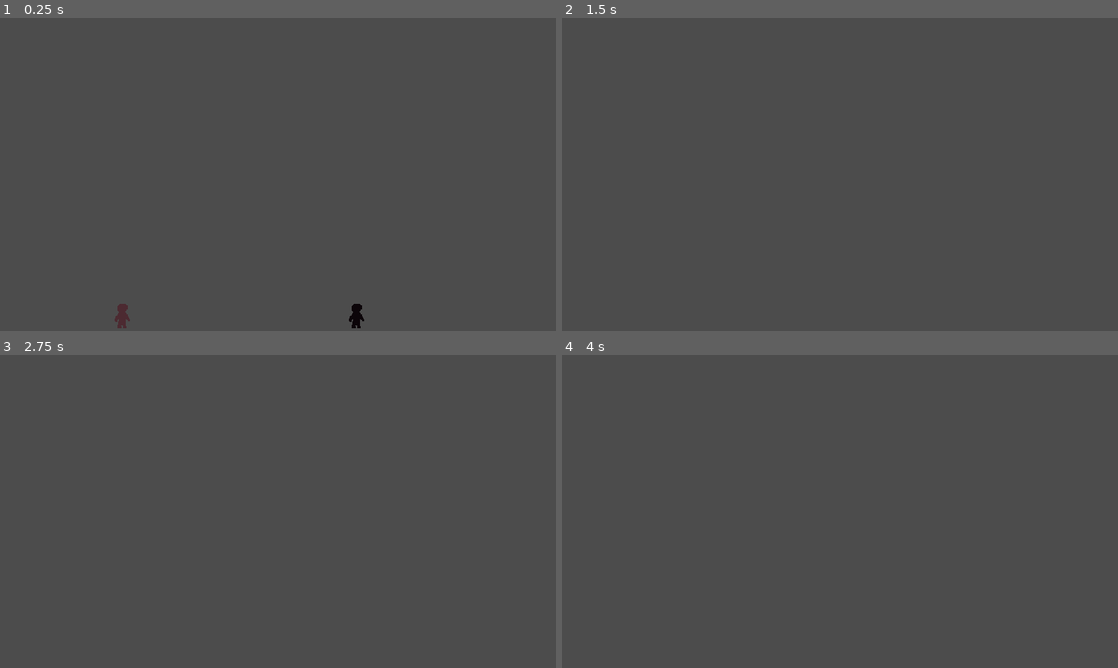
Above: before the commit, frames 1-4 (two rows, left to right).
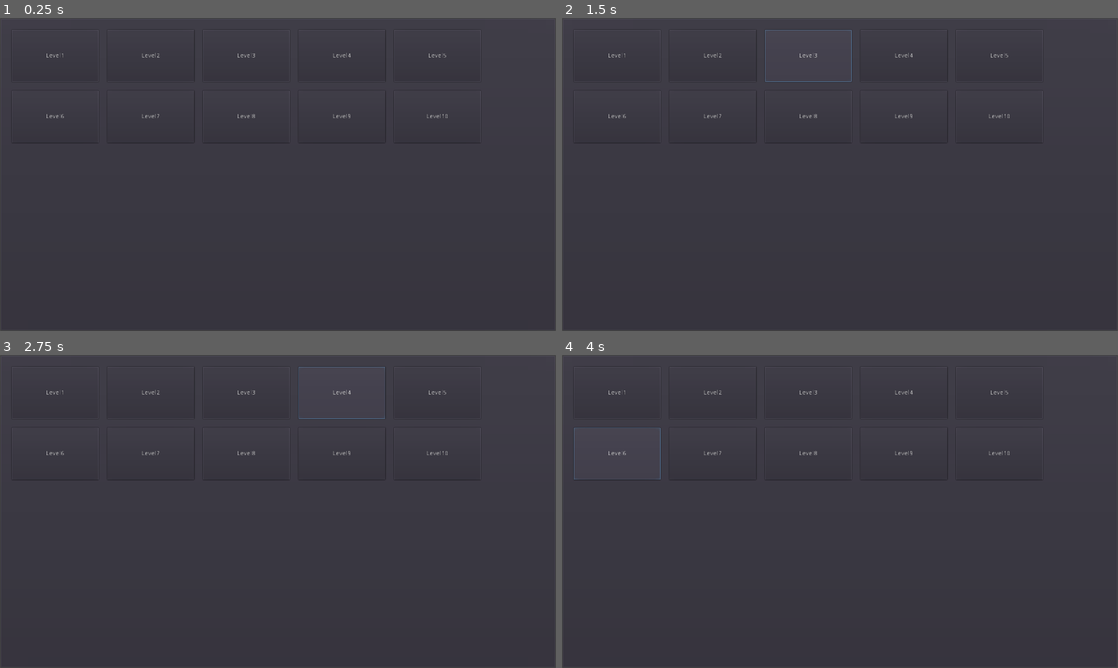
Above: after the commit, the same moments.

Repository: mnikn/cooperate_with_your_shadow
Game: Godot game, scene res://src/Debug.tscn
Same seed, same stepped clock (60 frames per second), same inputs: the game is played once before the commit and once after it. Before the commit the project starts from res://src/levels/BaseLevel.tscn.
Inputs (mouse positions are in pixels of both pictures, inside the frame that each line leads up to):
- Up to frame 1 (0.25 s): no input
- Up to frame 2 (1.5 s): click (712, 55) at 0.5 s, where only the run after the commit has a clickable "Level2"; click (806, 55) at 1.25 s, where only the run after the commit has a clickable "Level3"
- Up to frame 3 (2.75 s): click (339, 392) at 2 s, where only the run after the commit has a clickable "Level4"
- Up to frame 4 (4 s): click (1001, 392) at 2.75 s, where only the run after the commit has a clickable "Level5"; click (617, 455) at 3.5 s, where only the run after the commit has a clickable "Level6"

The runs differ from the first frame. In frame 1, 1.6% of the frame differs, in the area x 2-87%, y 3-100%; in frame 2, 1.6%; in frame 3, 1.5%; in frame 4, 1.5%.

Commit message:
feat: init art style

Diff:
--- a/project.godot
+++ b/project.godot
@@ -18,17 +18,33 @@
 "class": "DictionaryUtils",
 "language": "GDScript",
 "path": "res://src/utils/Dictionary.gd"
+}, {
+"base": "Node",
+"class": "NodeUtils",
+"language": "GDScript",
+"path": "res://src/utils/Node.gd"
+}, {
+"base": "Node",
+"class": "TweenUtils",
+"language": "GDScript",
+"path": "res://src/utils/Tween.gd"
 } ]
 _global_script_class_icons={
 "ArrayUtils": "",
-"DictionaryUtils": ""
+"DictionaryUtils": "",
+"NodeUtils": "",
+"TweenUtils": ""
 }
 
 [application]
 
 config/name="Cooperate With Your Shadow"
-run/main_scene="res://src/levels/BaseLevel.tscn"
+run/main_scene="res://src/Debug.tscn"
 config/icon="res://icon.png"
+
+[autoload]
+
+SceneChanger="*res://src/platform/SceneChanger.tscn"
 
 [display]
 
--- /dev/null
+++ b/src/Debug.gd
@@ -0,0 +1,20 @@
+extends Control
+
+
+# Declare member variables here. Examples:
+# var a = 2
+# var b = "text"
+
+
+# Called when the node enters the scene tree for the first time.
+func _ready():
+	pass # Replace with function body.
+
+
+# Called every frame. 'delta' is the elapsed time since the previous frame.
+#func _process(delta):
+#	pass
+
+
+func _on_Level1_pressed():
+	SceneChanger.change_scene("res://src/levels/Level1.tscn")
--- /dev/null
+++ b/src/Debug.tscn
@@ -0,0 +1,107 @@
+[gd_scene load_steps=2 format=2]
+
+[ext_resource path="res://src/Debug.gd" type="Script" id=1]
+
+[node name="Debug" type="Control"]
+margin_right = 1280.0
+margin_bottom = 720.0
+rect_min_size = Vector2( 0, 720 )
+script = ExtResource( 1 )
+
+[node name="PanelContainer" type="PanelContainer" parent="."]
+anchor_right = 1.0
+anchor_bottom = 1.0
+
+[node name="MarginContainer" type="MarginContainer" parent="PanelContainer"]
+margin_left = 7.0
+margin_top = 7.0
+margin_right = 1273.0
+margin_bottom = 713.0
+custom_constants/margin_right = 20
+custom_constants/margin_top = 20
+custom_constants/margin_left = 20
+custom_constants/margin_bottom = 20
+
+[node name="Layout" type="GridContainer" parent="PanelContainer/MarginContainer"]
+margin_left = 20.0
+margin_top = 20.0
+margin_right = 1246.0
+margin_bottom = 686.0
+custom_constants/vseparation = 20
+custom_constants/hseparation = 20
+columns = 5
+
+[node name="Level1" type="Button" parent="PanelContainer/MarginContainer/Layout"]
+margin_right = 200.0
+margin_bottom = 120.0
+rect_min_size = Vector2( 200, 120 )
+text = "Level1"
+
+[node name="Level2" type="Button" parent="PanelContainer/MarginContainer/Layout"]
+margin_left = 220.0
+margin_right = 420.0
+margin_bottom = 120.0
+rect_min_size = Vector2( 200, 120 )
+text = "Level2"
+
+[node name="Level3" type="Button" parent="PanelContainer/MarginContainer/Layout"]
+margin_left = 440.0
+margin_right = 640.0
+margin_bottom = 120.0
+rect_min_size = Vector2( 200, 120 )
+text = "Level3"
+
+[node name="Level4" type="Button" parent="PanelContainer/MarginContainer/Layout"]
+margin_left = 660.0
+margin_right = 860.0
+margin_bottom = 120.0
+rect_min_size = Vector2( 200, 120 )
+text = "Level4"
+
+[node name="Level5" type="Button" parent="PanelContainer/MarginContainer/Layout"]
+margin_left = 880.0
+margin_right = 1080.0
+margin_bottom = 120.0
+rect_min_size = Vector2( 200, 120 )
+text = "Level5"
+
+[node name="Level6" type="Button" parent="PanelContainer/MarginContainer/Layout"]
+margin_top = 140.0
+margin_right = 200.0
+margin_bottom = 260.0
+rect_min_size = Vector2( 200, 120 )
+text = "Level6"
+
+[node name="Level7" type="Button" parent="PanelContainer/MarginContainer/Layout"]
+margin_left = 220.0
+margin_top = 140.0
+margin_right = 420.0
+margin_bottom = 260.0
+rect_min_size = Vector2( 200, 120 )
+text = "Level7"
+
+[node name="Level8" type="Button" parent="PanelContainer/MarginContainer/Layout"]
+margin_left = 440.0
+margin_top = 140.0
+margin_right = 640.0
+margin_bottom = 260.0
+rect_min_size = Vector2( 200, 120 )
+text = "Level8"
+
+[node name="Level9" type="Button" parent="PanelContainer/MarginContainer/Layout"]
+margin_left = 660.0
+margin_top = 140.0
+margin_right = 860.0
+margin_bottom = 260.0
+rect_min_size = Vector2( 200, 120 )
+text = "Level9"
+
+[node name="Level10" type="Button" parent="PanelContainer/MarginContainer/Layout"]
+margin_left = 880.0
+margin_top = 140.0
+margin_right = 1080.0
+margin_bottom = 260.0
+rect_min_size = Vector2( 200, 120 )
+text = "Level10"
+
+[connection signal="pressed" from="PanelContainer/MarginContainer/Layout/Level1" to="." method="_on_Level1_pressed"]
--- a/src/Trigger.tscn
+++ /dev/null
@@ -1,20 +0,0 @@
-[gd_scene load_steps=3 format=2]
-
-[ext_resource path="res://assets/tileset/trigger.png" type="Texture" id=1]
-
-[sub_resource type="RectangleShape2D" id=7]
-extents = Vector2( 8, 1.75 )
-
-[node name="Trigger" type="StaticBody2D"]
-position = Vector2( 488, 624 )
-scale = Vector2( 2, 2 )
-__meta__ = {
-"_edit_group_": true
-}
-
-[node name="CollisionShape2D" type="CollisionShape2D" parent="."]
-position = Vector2( 0, 5.75 )
-shape = SubResource( 7 )
-
-[node name="Sprite" type="Sprite" parent="."]
-texture = ExtResource( 1 )
--- /dev/null
+++ b/src/items/Trigger.gd
@@ -0,0 +1,12 @@
+extends StaticBody2D
+
+
+func _on_Detector_body_entered(body):
+#	yield(self.get_tree().create_timer(0.05),"timeout")
+	if len($Detector.get_overlapping_bodies()) > 0:
+		$Sprite.texture = load("res://assets/tileset/trigger_active.png")
+
+func _on_Detector_body_exited(body):
+	yield(self.get_tree().create_timer(0.2),"timeout")
+	if len($Detector.get_overlapping_bodies()) <= 0:
+		$Sprite.texture = load("res://assets/tileset/trigger.png")
--- /dev/null
+++ b/src/items/Trigger.tscn
@@ -0,0 +1,33 @@
+[gd_scene load_steps=5 format=2]
+
+[ext_resource path="res://assets/tileset/trigger.png" type="Texture" id=1]
+[ext_resource path="res://src/items/Trigger.gd" type="Script" id=2]
+
+[sub_resource type="RectangleShape2D" id=8]
+extents = Vector2( 9.5, 3.5 )
+
+[sub_resource type="RectangleShape2D" id=7]
+extents = Vector2( 9.5, 1.9375 )
+
+[node name="Trigger" type="StaticBody2D"]
+scale = Vector2( 2, 2 )
+collision_layer = 2
+script = ExtResource( 2 )
+
+[node name="Detector" type="Area2D" parent="."]
+collision_layer = 2
+monitorable = false
+
+[node name="CollisionShape2D" type="CollisionShape2D" parent="Detector"]
+position = Vector2( 0, 4.5 )
+shape = SubResource( 8 )
+
+[node name="Sprite" type="Sprite" parent="."]
+texture = ExtResource( 1 )
+
+[node name="CollisionShape2D" type="CollisionShape2D" parent="."]
+position = Vector2( 0, 6.0625 )
+shape = SubResource( 7 )
+
+[connection signal="body_entered" from="Detector" to="." method="_on_Detector_body_entered"]
+[connection signal="body_exited" from="Detector" to="." method="_on_Detector_body_exited"]
--- a/src/levels/BaseLevel.tscn
+++ b/src/levels/BaseLevel.tscn
@@ -1,8 +1,11 @@
-[gd_scene load_steps=4 format=2]
+[gd_scene load_steps=5 format=2]
 
 [ext_resource path="res://src/levels/BaseLevel.gd" type="Script" id=1]
 [ext_resource path="res://src/sprites/Player.tscn" type="PackedScene" id=3]
 [ext_resource path="res://src/sprites/Shadow.tscn" type="PackedScene" id=4]
+
+[sub_resource type="RectangleShape2D" id=1]
+extents = Vector2( 123.75, 388 )
 
 [node name="Level" type="Node2D"]
 script = ExtResource( 1 )
@@ -12,3 +15,19 @@
 
 [node name="Shadow" parent="." instance=ExtResource( 4 )]
 position = Vector2( 821, 611 )
+
+[node name="Wall" type="Node2D" parent="."]
+
+[node name="LeftWall" type="StaticBody2D" parent="Wall"]
+collision_layer = 16
+
+[node name="CollisionShape2D" type="CollisionShape2D" parent="Wall/LeftWall"]
+position = Vector2( -110, 381 )
+shape = SubResource( 1 )
+
+[node name="RightWall" type="StaticBody2D" parent="Wall"]
+collision_layer = 16
+
+[node name="CollisionShape2D" type="CollisionShape2D" parent="Wall/RightWall"]
+position = Vector2( 1394, 386 )
+shape = SubResource( 1 )
--- a/src/levels/Level1.tscn
+++ b/src/levels/Level1.tscn
@@ -2,7 +2,7 @@
 
 [ext_resource path="res://src/levels/BaseLevel.tscn" type="PackedScene" id=1]
 [ext_resource path="res://assets/tileset/tileset.png" type="Texture" id=3]
-[ext_resource path="res://src/Trigger.tscn" type="PackedScene" id=4]
+[ext_resource path="res://src/items/Trigger.tscn" type="PackedScene" id=4]
 
 [sub_resource type="ConvexPolygonShape2D" id=6]
 points = PoolVector2Array( 0, 0, 16, 0, 16, 16, 0, 16 )
@@ -32,6 +32,12 @@
 
 [node name="Level" instance=ExtResource( 1 )]
 
+[node name="Player" parent="." index="0"]
+position = Vector2( 200, 611 )
+
+[node name="Shadow" parent="." index="1"]
+position = Vector2( 740, 611 )
+
 [node name="TileMap" type="TileMap" parent="." index="2"]
 scale = Vector2( 2, 2 )
 tile_set = SubResource( 5 )
--- /dev/null
+++ b/src/platform/SceneChanger.gd
@@ -0,0 +1,35 @@
+extends Node
+signal change_finished()
+var scene
+var is_changing = false
+
+func _ready():
+	$ColorRect.rect_size = Vector2(0,0)
+	$ColorRect.color = Color(255,255,255,0)
+	$ColorRect.visible = false
+
+func change_scene(scene: String, animation = "fade"):
+	self.scene = scene
+	self.is_changing = true
+
+	var nodes = NodeUtils.get_all_children(self.get_tree().root)
+	for node in nodes:
+		if node is AudioStreamPlayer:
+			TweenUtils.audio_fade_out(node)
+
+#	var cursor = self.get_tree().root.find_node("GameCursor", true, false)
+#	if cursor != null:
+#		TweenUtils.visible_fade_out(cursor, 1)
+	$AnimationPlayer.play("fade")
+	yield($AnimationPlayer, "animation_finished")
+	self.is_changing = false
+	self.emit_signal("change_finished")
+
+func _next_scene():
+#	var cursor = self.get_tree().root.find_node("GameCursor", true, false)
+#	# reset cursor shape
+#	self.get_viewport().warp_mouse(Vector2($ColorRect.get_global_mouse_position().x + 0.0001, $ColorRect.get_global_mouse_position().y))
+#	if cursor != null:
+#		TweenUtils.visible_fade_in(cursor, 1)
+
+	self.get_tree().change_scene(scene)
--- /dev/null
+++ b/src/platform/SceneChanger.tscn
@@ -0,0 +1,68 @@
+[gd_scene load_steps=3 format=2]
+
+[ext_resource path="res://src/platform/SceneChanger.gd" type="Script" id=1]
+
+[sub_resource type="Animation" id=1]
+resource_name = "fade"
+length = 2.0
+tracks/0/type = "value"
+tracks/0/path = NodePath("ColorRect:color")
+tracks/0/interp = 1
+tracks/0/loop_wrap = true
+tracks/0/imported = false
+tracks/0/enabled = true
+tracks/0/keys = {
+"times": PoolRealArray( 0, 0.6, 1.3, 2 ),
+"transitions": PoolRealArray( 1, 1, 1, 1 ),
+"update": 0,
+"values": [ Color( 0, 0, 0, 0 ), Color( 0, 0, 0, 1 ), Color( 0, 0, 0, 1 ), Color( 0, 0, 0, 0 ) ]
+}
+tracks/1/type = "method"
+tracks/1/path = NodePath(".")
+tracks/1/interp = 1
+tracks/1/loop_wrap = true
+tracks/1/imported = false
+tracks/1/enabled = true
+tracks/1/keys = {
+"times": PoolRealArray( 1 ),
+"transitions": PoolRealArray( 1 ),
+"values": [ {
+"args": [  ],
+"method": "_next_scene"
+} ]
+}
+tracks/2/type = "value"
+tracks/2/path = NodePath("ColorRect:rect_size")
+tracks/2/interp = 1
+tracks/2/loop_wrap = true
+tracks/2/imported = false
+tracks/2/enabled = true
+tracks/2/keys = {
+"times": PoolRealArray( 0, 2 ),
+"transitions": PoolRealArray( 1, 1 ),
+"update": 0,
+"values": [ Vector2( 1280, 720 ), Vector2( 1280, 720 ) ]
+}
+tracks/3/type = "value"
+tracks/3/path = NodePath("ColorRect:visible")
+tracks/3/interp = 1
+tracks/3/loop_wrap = true
+tracks/3/imported = false
+tracks/3/enabled = true
+tracks/3/keys = {
+"times": PoolRealArray( 0, 2 ),
+"transitions": PoolRealArray( 1, 1 ),
+"update": 1,
+"values": [ true, false ]
+}
+
+[node name="SceneChanger" type="CanvasLayer"]
+script = ExtResource( 1 )
+
+[node name="ColorRect" type="ColorRect" parent="."]
+anchor_right = 1.0
+anchor_bottom = 1.0
+color = Color( 0, 0, 0, 0 )
+
+[node name="AnimationPlayer" type="AnimationPlayer" parent="."]
+anims/fade = SubResource( 1 )
--- a/src/sprites/BaseSprite.tscn
+++ b/src/sprites/BaseSprite.tscn
@@ -7,31 +7,33 @@
 atlas = ExtResource( 1 )
 region = Rect2( 0, 0, 32, 32 )
 
+[sub_resource type="AtlasTexture" id=5]
+atlas = ExtResource( 1 )
+region = Rect2( 32, 0, 32, 32 )
+
 [sub_resource type="SpriteFrames" id=3]
 animations = [ {
-"frames": [ SubResource( 4 ) ],
+"frames": [ SubResource( 4 ), SubResource( 5 ) ],
 "loop": true,
 "name": "idle",
-"speed": 5.0
+"speed": 2.0
 } ]
 
 [sub_resource type="CapsuleShape2D" id=2]
 radius = 7.0
-height = 15.0
+height = 14.0
 
 [node name="MoveSprite" type="KinematicBody2D"]
-position = Vector2( 682, 611 )
 scale = Vector2( 2, 2 )
 collision_mask = 17
 script = ExtResource( 2 )
 
 [node name="Sprite" type="AnimatedSprite" parent="."]
-position = Vector2( -1, -2 )
 frames = SubResource( 3 )
 animation = "idle"
+frame = 1
+playing = true
 
 [node name="CollisionShape" type="CollisionShape2D" parent="."]
+position = Vector2( 0.5, 1.5 )
 shape = SubResource( 2 )
-__meta__ = {
-"_edit_lock_": true
-}
--- a/src/sprites/Player.tscn
+++ b/src/sprites/Player.tscn
@@ -10,5 +10,6 @@
 current = true
 limit_left = 0
 limit_top = 0
+limit_right = 1280
 limit_bottom = 720
 limit_smoothed = true
--- a/src/sprites/Shadow.tscn
+++ b/src/sprites/Shadow.tscn
@@ -4,5 +4,5 @@
 [ext_resource path="res://src/sprites/Shadow.gd" type="Script" id=2]
 
 [node name="Shadow" instance=ExtResource( 1 )]
-modulate = Color( 0.168627, 0.121569, 0.180392, 1 )
+modulate = Color( 0.0823529, 0.113725, 0.156863, 1 )
 script = ExtResource( 2 )
--- /dev/null
+++ b/src/utils/Node.gd
@@ -0,0 +1,35 @@
+extends Node
+class_name NodeUtils
+
+static func clear_children(node: Node):
+	for child in node.get_children():
+		child.queue_free()
+
+static func get_all_children(node: Node):
+	var arr = []
+	_do_get_all_children(node, arr)
+	return arr
+
+
+static func _do_get_all_children(node: Node, arr: Array):
+	if node == null:
+		return arr
+	arr.push_back(node)
+	for child in node.get_children():
+		_do_get_all_children(child, arr)
+	return arr
+
+static func get_control_children(node: Node, arr: Array):
+	if node == null:
+		return arr
+	for child in node.get_children():
+		if child is Control:
+			arr.push_back(child)
+		if child.get_child_count() > 0:
+			get_control_children(child, arr)
+	return arr
+
+static func children_ready(node):
+	for child_node in node.get_children():
+		yield(child_node, "ready")
+	yield(node.get_tree().create_timer(0.00001), "timeout")
--- /dev/null
+++ b/src/utils/Tween.gd
@@ -0,0 +1,37 @@
+extends Node
+class_name TweenUtils
+
+
+static func audio_fade_out(stream_player, duration = 2):
+	var tween = Tween.new()
+	stream_player.add_child(tween)
+	var origin_volume = stream_player.volume_db
+	tween.interpolate_property(stream_player, "volume_db", origin_volume, -100, duration, Tween.TRANS_LINEAR)
+	tween.start()
+	yield(tween, "tween_all_completed")
+	tween.queue_free()
+
+static func audio_fade_in(stream_player, duration = 2):
+	var tween = Tween.new()
+	stream_player.add_child(tween)
+	var origin_volume = stream_player.volume_db
+	tween.interpolate_property(stream_player, "volume_db", -100, origin_volume, duration, Tween.TRANS_LINEAR)
+	tween.start()
+	yield(tween, "tween_all_completed")
+	tween.queue_free()
+
+static func visible_fade_out(node, duration = 2):
+	var tween = Tween.new()
+	node.add_child(tween)
+	tween.interpolate_property(node, "modulate", node.modulate, Color(0,0,0,0), duration, Tween.TRANS_LINEAR)
+	tween.start()
+	yield(tween, "tween_all_completed")
+	tween.queue_free()
+
+static func visible_fade_in(node, duration = 2):
+	var tween = Tween.new()
+	node.add_child(tween)
+	tween.interpolate_property(node, "modulate", node.modulate, Color("#ffffff"), duration, Tween.TRANS_LINEAR)
+	tween.start()
+	yield(tween, "tween_all_completed")
+	tween.queue_free()
Binary file changed: assets/sprites/sprite.ase
Binary file changed: assets/sprites/sprite.png
Binary file added: assets/tileset/brick.ase
Binary file changed: assets/tileset/tileset.ase
Binary file changed: assets/tileset/tileset.png
Binary file changed: assets/tileset/trigger.ase
Binary file added: assets/tileset/trigger_active.png
Not shown, changed: assets/tileset/trigger_active.png.import
Binary file added: design/level_proto.ase
Not shown: 1 places in src/sprites/BaseSprite.tscn that only renumber resources
